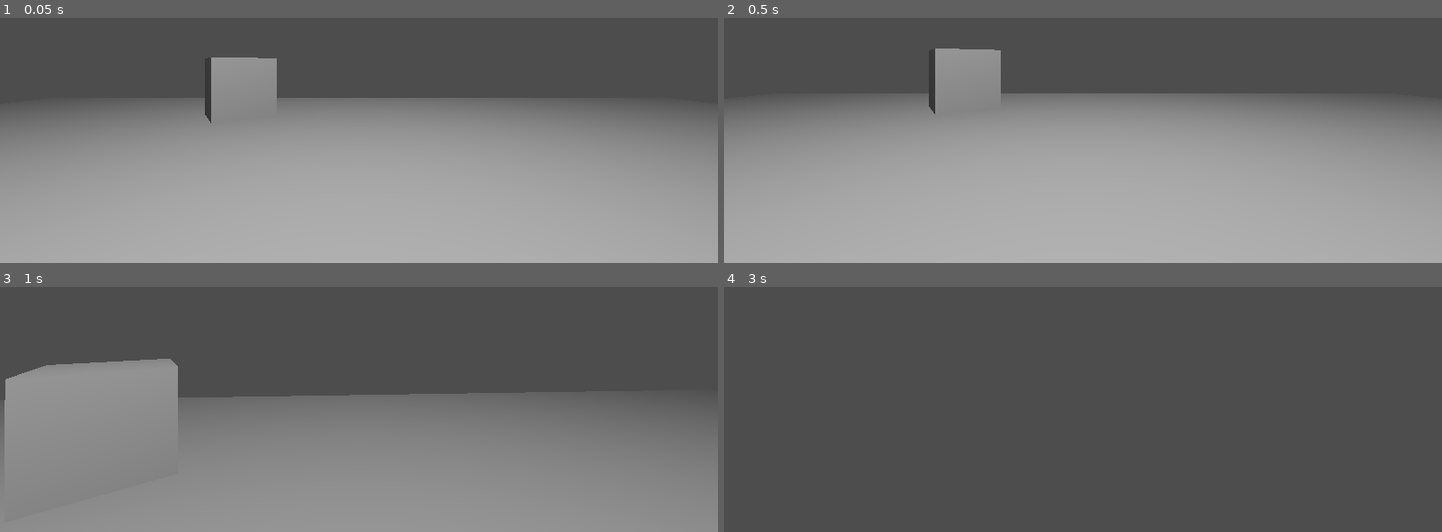
Above: before the commit, frames 1-4 (two rows, left to right).
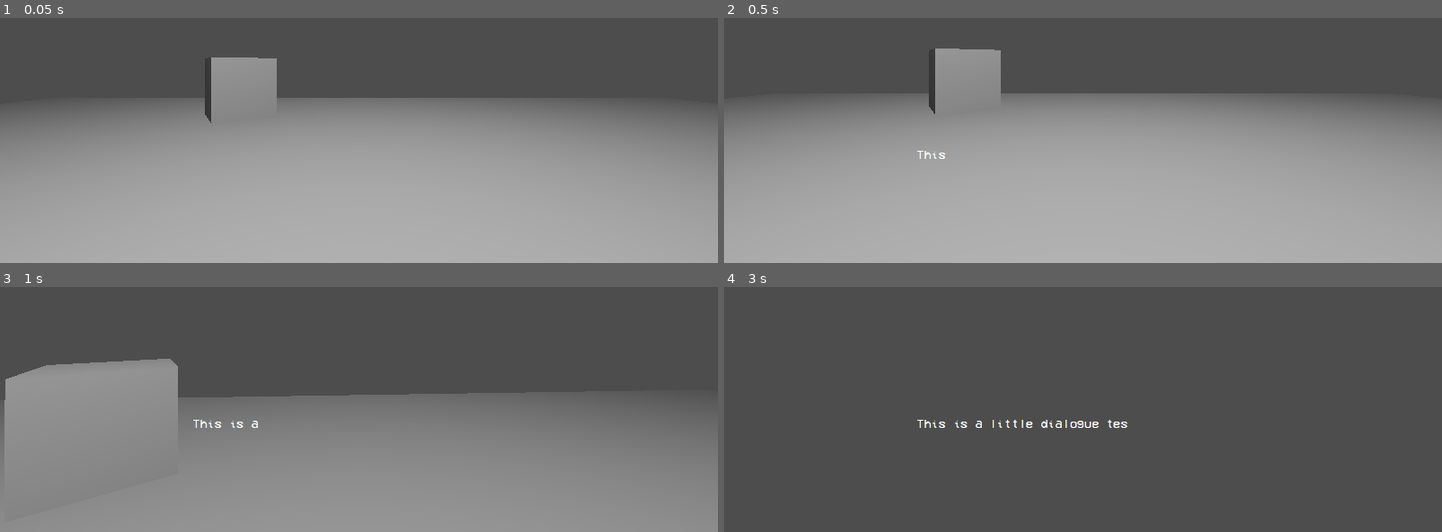
Above: after the commit, the same moments.

Repository: Raphalex46/TheBloodyRaise
Game: Godot game, scene res://test_scenes/player_boss_test.tscn
Two runs of this game, one before a commit and one after it. Both use one fixed random seed, a clock stepped at 60 frames per second and the inputs below. This scene is started directly instead of the project's main scene.
Inputs (mouse positions are in pixels of both pictures, inside the frame that each line leads up to):
- Up to frame 1 (0.05 s): no input
- Up to frame 2 (0.5 s): no input
- Up to frame 3 (1 s): tap Enter at 0.5 s; move the mouse to (394, 328) at 0.52 s; hold W (move_forwards) from 0.53 s (still down); right-click (394, 328) at 0.6 s; tap Space (jump) at 0.77 s
- Up to frame 4 (3 s): keep holding W (move_forwards); move the mouse to (1047, 331) at 1.27 s; right-click (1047, 331) at 1.35 s; tap Space (jump) at 1.52, 2.75 s; move the mouse to (1097, 323) at 2.02 s; right-click (1097, 323) at 2.1 s; move the mouse to (1075, 336) at 2.77 s; right-click (1075, 336) at 2.85 s

Frame 1 is identical in both runs. In frame 2, less than 0.1% of the frame differs, in the area x 26-31%, y 54-58%; in frame 3, 0.1%; in frame 4, 0.4%, in the area x 26-57%, y 54-58%.

Commit message:
tests: add a dialogue test to the main test scene

Diff:
--- a/test_scenes/player_boss_test.tscn
+++ b/test_scenes/player_boss_test.tscn
@@ -1,7 +1,9 @@
-[gd_scene load_steps=5 format=3 uid="uid://c2xa5fv2d3387"]
+[gd_scene load_steps=7 format=3 uid="uid://c2xa5fv2d3387"]
 
 [ext_resource type="PackedScene" uid="uid://dxusiga1lv2ty" path="res://entities/characters/player/player.tscn" id="1_7b2vw"]
 [ext_resource type="PackedScene" uid="uid://bngn2d8kyo3lx" path="res://entities/characters/boss/boss.tscn" id="2_t62pw"]
+[ext_resource type="PackedScene" uid="uid://tk0n1i5iben6" path="res://ui/hud/hud.tscn" id="3_jjpcp"]
+[ext_resource type="PackedScene" uid="uid://brmo4pl84byk8" path="res://utilities/dialogue_holder/dialogue_holder.tscn" id="4_lcwxe"]
 
 [sub_resource type="ConcavePolygonShape3D" id="ConcavePolygonShape3D_5mq6j"]
 data = PackedVector3Array(-0.5, -0.04321289, 0.5, -0.5, -0.04321289, -0.5, -0.5, 0.04321289, -0.5, 0.5, -0.04321289, -0 …(752 unchanged characters)…
@@ -38,3 +40,9 @@
 
 [node name="Boss" parent="." instance=ExtResource("2_t62pw")]
 transform = Transform3D(1, 0, 0, 0, 1, 0, 0, 0, 1, -5.3267226, 1.4086034, -0.5028477)
+
+[node name="Hud" parent="." instance=ExtResource("3_jjpcp")]
+
+[node name="DialogueHolder" parent="." instance=ExtResource("4_lcwxe")]
+dialogue = Array[String](["This is a little dialogue test", "And it's working!"])
+autoplay = true
